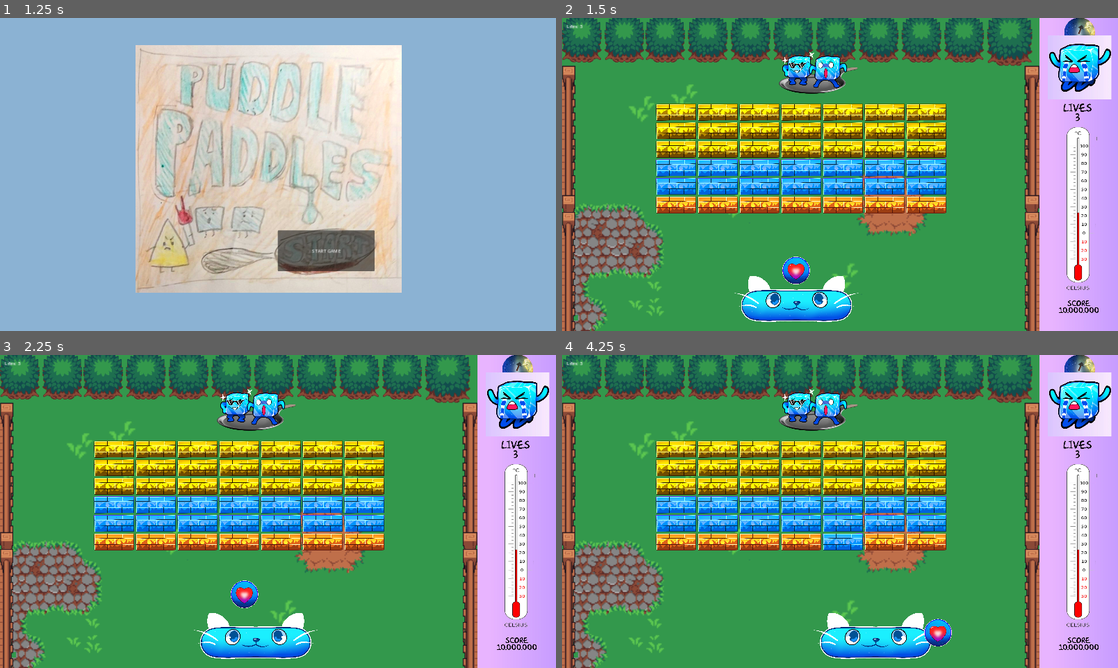
Above: before the commit, frames 1-4 (two rows, left to right).
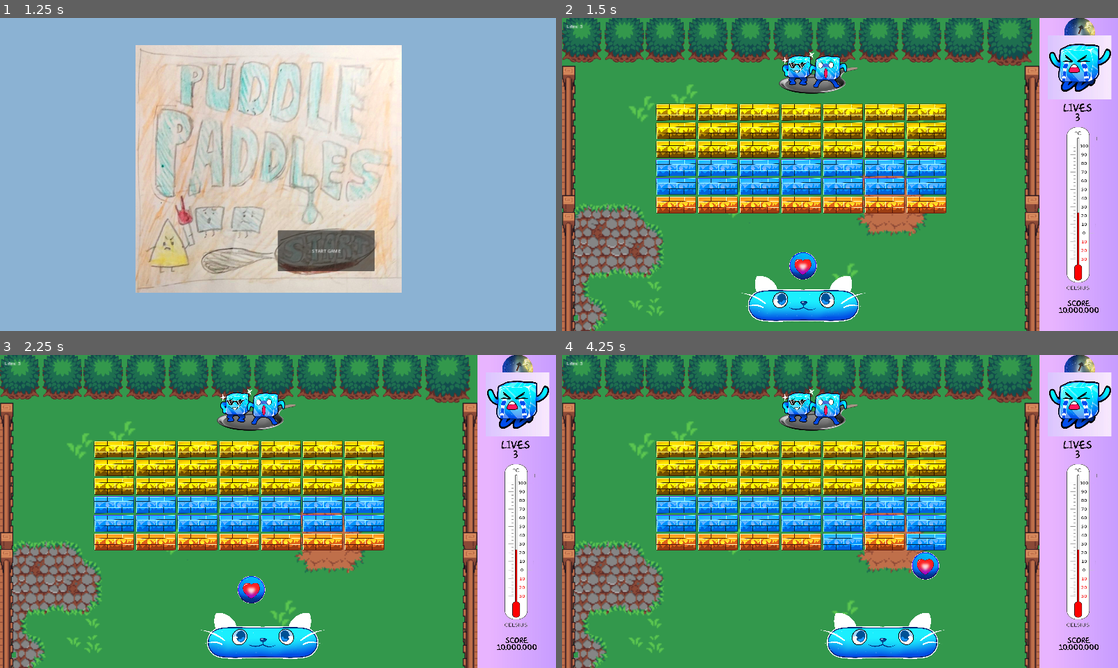
Above: after the commit, the same moments.

Repository: ColtonPhillips/uvicgamejam-24
Game: Godot game, scene res://Scenes/start_game.tscn
The game is run twice, just before and just after one commit, with the same random seed, the same clock (stepped at 60 frames per second) and the same inputs.
Inputs:
- Up to frame 1 (1.25 s): click "START GAME" at 0.5 s
- Up to frame 2 (1.5 s): click "START GAME" at 1.25 s
- Up to frame 3 (2.25 s): tap Enter at 2 s; hold D (right) from 2.03 s (still down)
- Up to frame 4 (4.25 s): release D (right) at 2.78 s; hold A (left) 2.78-3.53 s; hold D (right) from 3.53 s (still down)

Frame 1 is identical in both runs. In frame 2, 1.6% of the frame differs, in the area x 31-55%, y 74-98%; in frame 3, 1.6%; in frame 4, 2.1%, in the area x 45-71%, y 56-98%.

Commit message:
add touch control

Diff:
--- a/game/Scenes/main.tscn
+++ b/game/Scenes/main.tscn
@@ -10,6 +10,9 @@
 [ext_resource type="PackedScene" uid="uid://8aou10aiyrku" path="res://Scenes/ui.tscn" id="6_j0a08"]
 [ext_resource type="PackedScene" uid="uid://bb528nmxhbibp" path="res://Scenes/brick.tscn" id="7_niqie"]
 [ext_resource type="Script" path="res://Scripts/brick_spawner.gd" id="7_v0q6d"]
+
+[sub_resource type="RectangleShape2D" id="RectangleShape2D_w4l8p"]
+size = Vector2(900, 1600)
 
 [node name="Main" type="Node"]
 
@@ -46,11 +49,11 @@
 position = Vector2(94, 43.5)
 
 [node name="Paddle" parent="." node_paths=PackedStringArray("camera") instance=ExtResource("1_gjttg")]
-position = Vector2(-151, 452)
+position = Vector2(-127, 452)
 camera = NodePath("../Camera2D")
 
 [node name="Ball" parent="." node_paths=PackedStringArray("death_zone", "ui") instance=ExtResource("2_p8dgk")]
-position = Vector2(-152, 331)
+position = Vector2(-128, 315)
 death_zone = NodePath("../DeathZone")
 ui = NodePath("../UI")
 
@@ -68,4 +71,18 @@
 [node name="Marker2D" type="Marker2D" parent="."]
 position = Vector2(11, -63)
 
+[node name="TouchScreenButton" type="TouchScreenButton" parent="."]
+position = Vector2(-774, -99)
+shape = SubResource("RectangleShape2D_w4l8p")
+shape_visible = false
+action = "left"
+metadata/_edit_lock_ = true
+
+[node name="TouchScreenButton2" type="TouchScreenButton" parent="."]
+position = Vector2(509, -103)
+shape = SubResource("RectangleShape2D_w4l8p")
+shape_visible = false
+action = "right"
+metadata/_edit_lock_ = true
+
 [editable path="Walls/IceCubeWall"]
--- a/game/Scripts/wall.gd
+++ b/game/Scripts/wall.gd
@@ -1,6 +1,6 @@
 extends RigidBody2D
 class_name Wall
-
+# XXX: This doesn't work how I'd like it. wish i could adjust a shape in the main scene without affecting all walls
 # Called when the node enters the scene tree for the first time.
 func _ready() -> void:
 	pass # Replace with function body.
Not shown: 1 places in game/Scenes/main.tscn that only renumber resources
